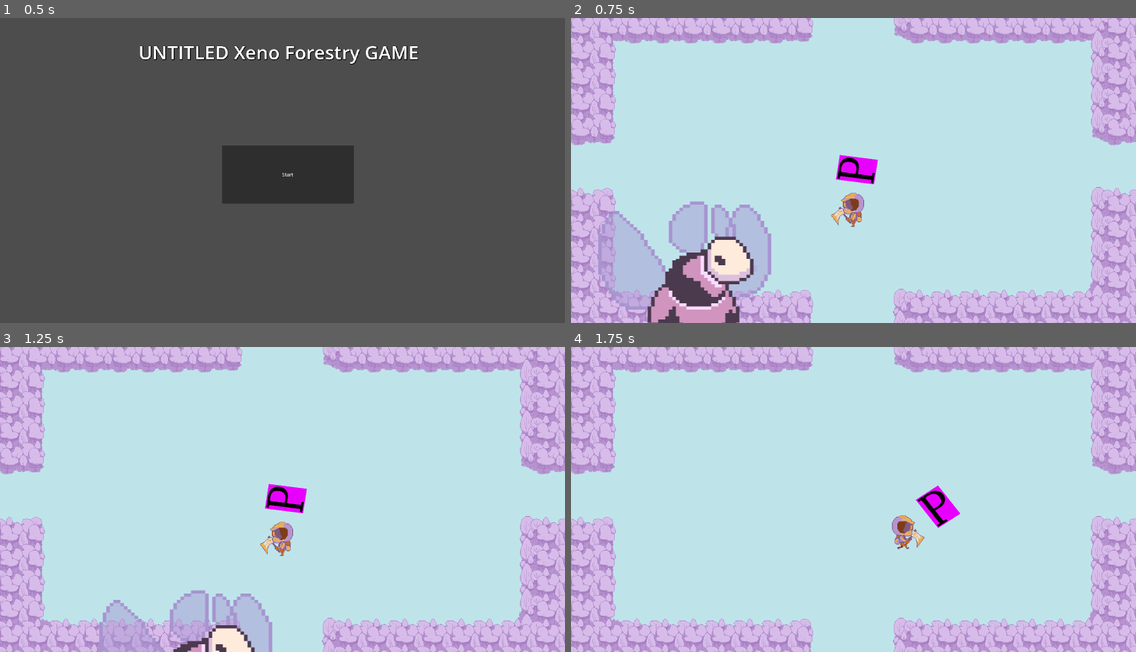
Above: before the commit, frames 1-4 (two rows, left to right).
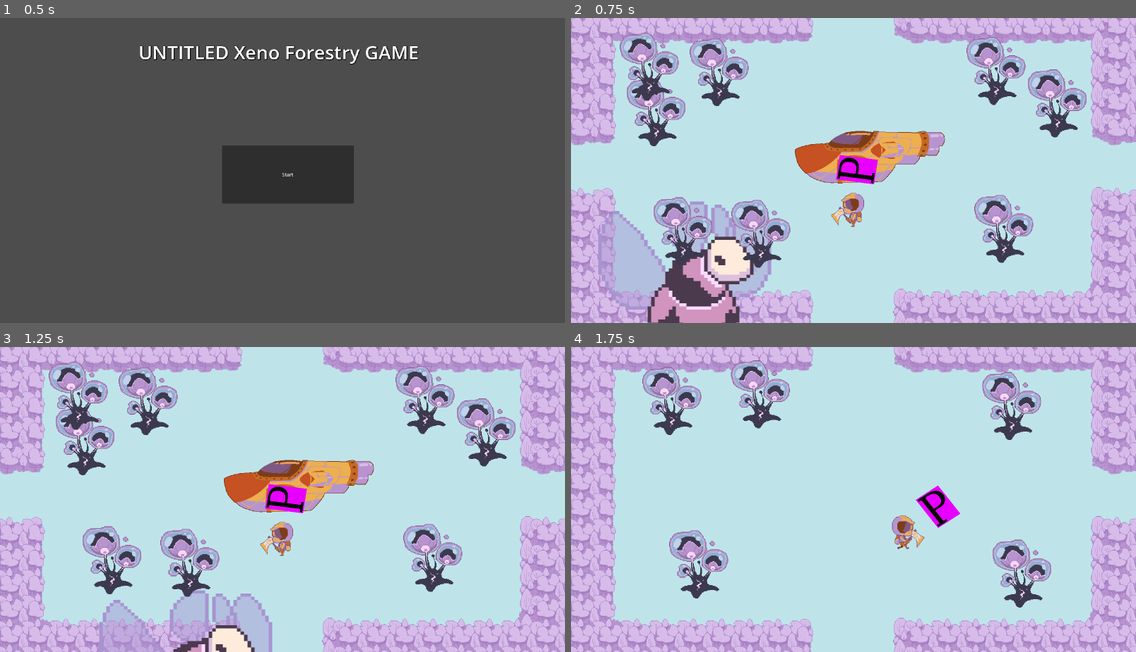
Above: after the commit, the same moments.

Repository: ErdrickBelmont/Buddy_Jam_2024_Team_4
Game: Godot game, scene res://scenes/start_screen.tscn
Two runs of this game, one before a commit and one after it. Both use one fixed random seed, a clock stepped at 60 frames per second and the inputs below.
Inputs (mouse positions are in pixels of both pictures, inside the frame that each line leads up to):
- Up to frame 1 (0.5 s): no input
- Up to frame 2 (0.75 s): click "Start" at 0.5 s
- Up to frame 3 (1.25 s): no input
- Up to frame 4 (1.75 s): move the mouse to (977, 484) at 1.27 s; hold D (ui_right) from 1.28 s (still down); click (977, 484) at 1.35 s; tap W (ui_up) at 1.52 s

Frame 1 is identical in both runs. In frame 2, 12% of the frame differs, in the area x 8-92%, y 4-82%; in frame 3, 12%; in frame 4, 7.3%.
Error before the commit: Parse Error: Identifier "valid" not declared in the current scope. (res://scripts/areaSpawn.gd:197)
Error after the commit: Invalid call. Nonexistent function 'set_visible' in base 'AudioStreamPlayer'. (res://scripts/ship.gd:4)

Commit message:
Removed Valid, so it works now

Diff:
--- a/BuddyJam2023_Tree_Game/scripts/areaSpawn.gd
+++ b/BuddyJam2023_Tree_Game/scripts/areaSpawn.gd
@@ -193,11 +193,7 @@
 		else: #Place on bottom half
 			y = rng.randi_range(1750, 2500)
 		if(!treeIntersection(code, x, y)):
-
-			valid = true;
-		if(valid):
 			var treeType = rng.randi_range(0, 0);
-
 			treeDict[code].append([x, y, treeType]);
 			attempts = 0;
 		else:
--- /dev/null
+++ b/BuddyJam2023_Tree_Game/shipUpgradeScene.tscn
@@ -0,0 +1,189 @@
+[gd_scene load_steps=8 format=3 uid="uid://by53jnt4fhqj6"]
+
+[ext_resource type="Script" path="res://shipUpgradeScene.gd" id="1_2qq1v"]
+[ext_resource type="Script" path="res://update_label_script.gd" id="1_vjhf5"]
+
+[sub_resource type="Theme" id="Theme_aon5i"]
+
+[sub_resource type="PortableCompressedTexture2D" id="PortableCompressedTexture2D_uv51u"]
+
+[sub_resource type="LabelSettings" id="LabelSettings_6yr24"]
+font_size = 48
+
+[sub_resource type="LabelSettings" id="LabelSettings_1caxr"]
+font_size = 64
+
+[sub_resource type="LabelSettings" id="LabelSettings_7vvwc"]
+font_size = 48
+
+[node name="ShipUpgradeScene" type="Control"]
+layout_mode = 3
+anchors_preset = 15
+anchor_right = 1.0
+anchor_bottom = 1.0
+grow_horizontal = 2
+grow_vertical = 2
+script = ExtResource("1_2qq1v")
+
+[node name="VBoxContainer" type="VBoxContainer" parent="."]
+layout_mode = 1
+anchors_preset = -1
+anchor_left = 0.846
+anchor_top = 0.023
+anchor_right = 0.999
+anchor_bottom = 0.965
+offset_left = -0.320068
+offset_top = 0.079998
+offset_right = -0.0800781
+offset_bottom = 0.399963
+
+[node name="Build_Fortitifcation" type="Button" parent="VBoxContainer"]
+modulate = Color(1, 0.301961, 0.423529, 0.784314)
+layout_mode = 2
+size_flags_vertical = 3
+text = "Build Fortifiications"
+
+[node name="submit_Wood_Quota" type="Button" parent="VBoxContainer"]
+modulate = Color(1, 0.301961, 0.423529, 1)
+self_modulate = Color(1, 1, 1, 0.784314)
+layout_mode = 2
+size_flags_vertical = 3
+text = "Export Wood for Quota"
+
+[node name="Next_Day" type="Button" parent="VBoxContainer"]
+modulate = Color(1, 0.301961, 0.423529, 0.784314)
+layout_mode = 2
+size_flags_vertical = 3
+theme = SubResource("Theme_aon5i")
+text = "Rest For Next Day"
+icon = SubResource("PortableCompressedTexture2D_uv51u")
+
+[node name="VBoxContainer2" type="VBoxContainer" parent="."]
+layout_mode = 1
+anchors_preset = -1
+anchor_left = 0.846
+anchor_top = 0.023
+anchor_right = 0.999
+anchor_bottom = 0.965
+offset_left = -335.32
+offset_top = 0.0799999
+offset_right = -323.08
+offset_bottom = -14.6
+
+[node name="Panel" type="Panel" parent="VBoxContainer2"]
+layout_mode = 2
+size_flags_vertical = 3
+
+[node name="fortificationTrackerInt" type="Label" parent="VBoxContainer2/Panel"]
+layout_mode = 2
+anchor_right = 1.0
+anchor_bottom = 0.988
+offset_top = 4.0
+offset_right = -175.0
+offset_bottom = -0.136017
+text = "TEST"
+label_settings = SubResource("LabelSettings_6yr24")
+horizontal_alignment = 1
+vertical_alignment = 1
+script = ExtResource("1_vjhf5")
+
+[node name="slash" type="Label" parent="VBoxContainer2/Panel"]
+layout_mode = 2
+anchor_right = 1.0
+anchor_bottom = 0.988
+offset_left = 138.0
+offset_top = 25.0
+offset_right = -98.0
+offset_bottom = 1.86398
+text = "
+/"
+label_settings = SubResource("LabelSettings_1caxr")
+
+[node name="fortificationCostInt" type="Label" parent="VBoxContainer2/Panel"]
+layout_mode = 2
+anchor_right = 1.0
+anchor_bottom = 0.988
+offset_left = 172.0
+offset_top = 4.0
+offset_bottom = -0.112
+text = "TEST"
+label_settings = SubResource("LabelSettings_7vvwc")
+horizontal_alignment = 1
+vertical_alignment = 1
+script = ExtResource("1_vjhf5")
+
+[node name="Panel2" type="Panel" parent="VBoxContainer2"]
+layout_mode = 2
+size_flags_vertical = 3
+
+[node name="QuotaTrackerInt" type="Label" parent="VBoxContainer2/Panel2"]
+layout_mode = 2
+anchor_right = 1.0
+anchor_bottom = 0.988
+offset_top = 4.0
+offset_right = -175.0
+offset_bottom = -0.136017
+text = "TEST"
+label_settings = SubResource("LabelSettings_6yr24")
+horizontal_alignment = 1
+vertical_alignment = 1
+script = ExtResource("1_vjhf5")
+
+[node name="slash" type="Label" parent="VBoxContainer2/Panel2"]
+layout_mode = 2
+anchor_right = 1.0
+anchor_bottom = 0.988
+offset_left = 138.0
+offset_top = 25.0
+offset_right = -98.0
+offset_bottom = 1.86398
+text = "
+/"
+label_settings = SubResource("LabelSettings_1caxr")
+
+[node name="QuotaInt" type="Label" parent="VBoxContainer2/Panel2"]
+layout_mode = 2
+anchor_right = 1.0
+anchor_bottom = 0.988
+offset_left = 172.0
+offset_top = 4.0
+offset_bottom = -0.112
+text = "TEST"
+label_settings = SubResource("LabelSettings_7vvwc")
+horizontal_alignment = 1
+vertical_alignment = 1
+script = ExtResource("1_vjhf5")
+
+[node name="Panel3" type="Panel" parent="VBoxContainer2"]
+layout_mode = 2
+size_flags_vertical = 3
+
+[node name="WoodName" type="Label" parent="VBoxContainer2/Panel3"]
+layout_mode = 2
+anchor_right = 1.0
+anchor_bottom = 0.988
+offset_left = -2.0
+offset_top = 7.0
+offset_right = -5.0
+offset_bottom = -144.172
+text = "Wood"
+label_settings = SubResource("LabelSettings_6yr24")
+horizontal_alignment = 1
+vertical_alignment = 1
+
+[node name="WoodInt" type="Label" parent="VBoxContainer2/Panel3"]
+layout_mode = 2
+anchor_right = 1.0
+anchor_bottom = 0.988
+offset_top = 151.0
+offset_right = -3.0
+offset_bottom = -0.171997
+text = "TEST"
+label_settings = SubResource("LabelSettings_6yr24")
+horizontal_alignment = 1
+vertical_alignment = 1
+script = ExtResource("1_vjhf5")
+
+[connection signal="pressed" from="VBoxContainer/Build_Fortitifcation" to="." method="_on_build_fortitifcation_pressed"]
+[connection signal="pressed" from="VBoxContainer/submit_Wood_Quota" to="." method="_on_submit_wood_quota_pressed"]
+[connection signal="pressed" from="VBoxContainer/Next_Day" to="." method="_on_next_day_pressed"]
Not shown, added: BuddyJam2023_Tree_Game/assets/icons/energy.png.import
Not shown, added: BuddyJam2023_Tree_Game/assets/icons/fertilizer.png.import
Not shown, added: BuddyJam2023_Tree_Game/assets/icons/health.png.import
Not shown, added: BuddyJam2023_Tree_Game/assets/icons/wood.png.import
